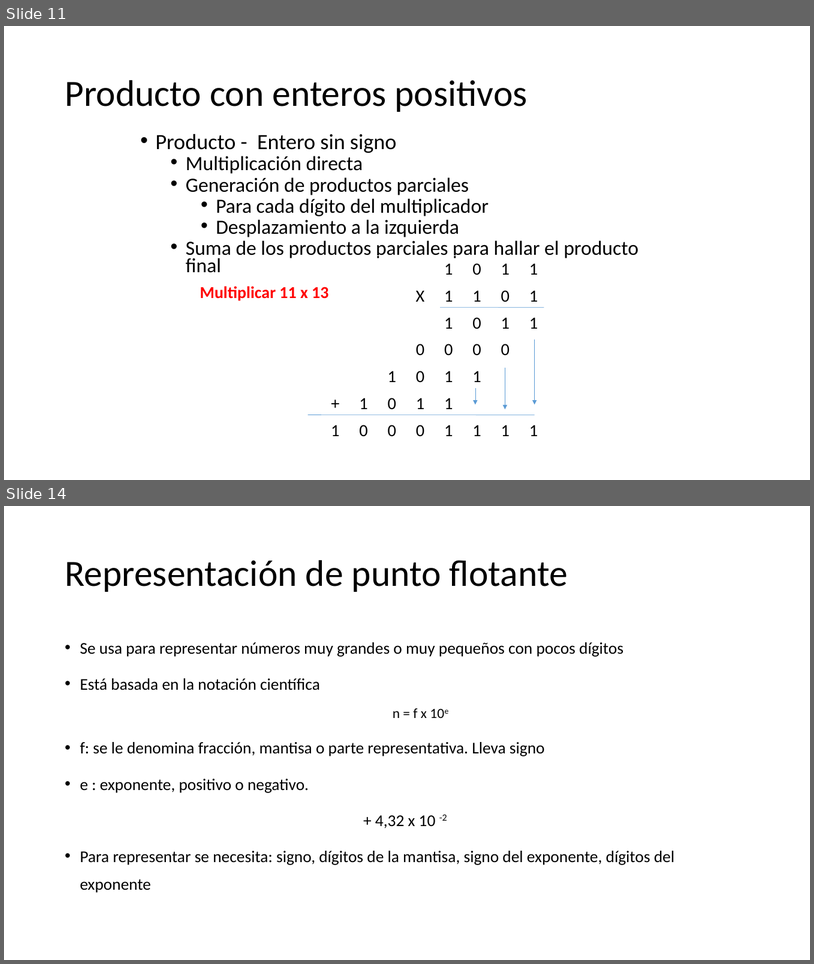
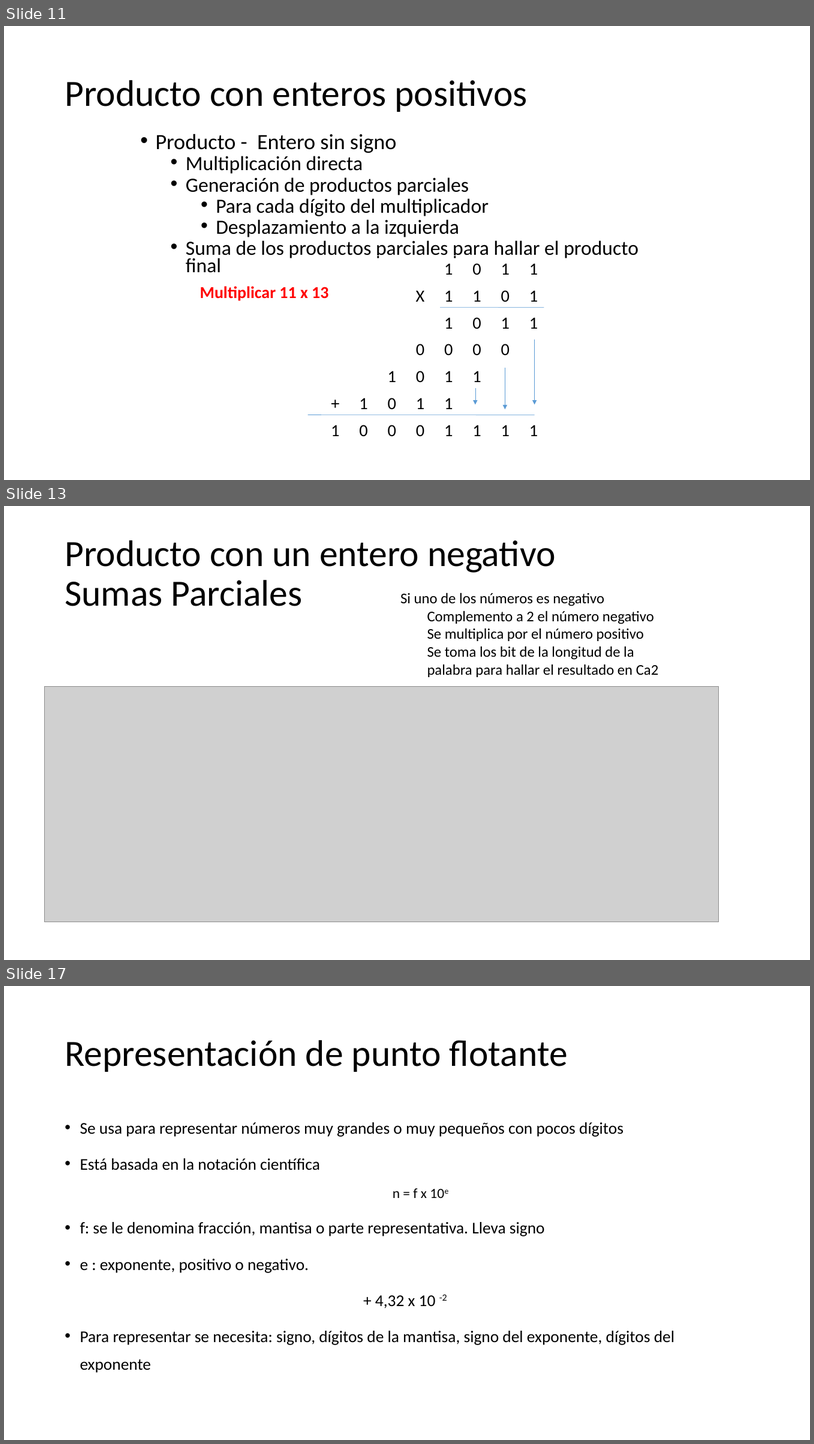
Before and after one commit to CesarLopez-Profe/Fundamentos_Programacion, a slide deck: Slides/3_Aritmetica_del_computador.pptx. Shown one above the other, each under a label of ours: slides 11 and 14 before the commit, slides 11, 13 and 17 after it; the slides between them are not shown. The pictures are 814x964 and 814x1444 pixels, drawn with LibreOffice and Linux fonts; fonts in the diff are those of the drawing; grey boxes stand for pictures; background and template pictures are left out. Boxes give left, top, right and bottom in pixels: in the first picture for what was removed or moved away, otherwise in the second. Text is boxed around its words. In the diff, an @@ line names an element or a change of style, - is before the commit and + after.

```diff
--- a/Slides/3_Aritmetica_del_computador.pptx
+++ b/Slides/3_Aritmetica_del_computador.pptx
@@ slide 13 added at (4,506,810,960), background picture (left out) @@
@@ title added at (65,540,556,606), 49.9 pt, text #000000 @@
+Producto con un entero negativo
+Sumas Parciales
@@ text added at (401,592,659,677), 20 pt, text #000000 @@
+  Si uno de los números es negativo
+    Complemento a 2 el número negativo
+    Se multiplica por el número positivo
+    Se toma los bit de la longitud de la palabra para hallar el resultado en Ca2
@@ picture added at (45,687,719,922) @@
@@ what was slide 14 is now slide 17 @@
```
Also in this commit, not shown: 2 slides changed, 2 other slides added, 1 other file.
